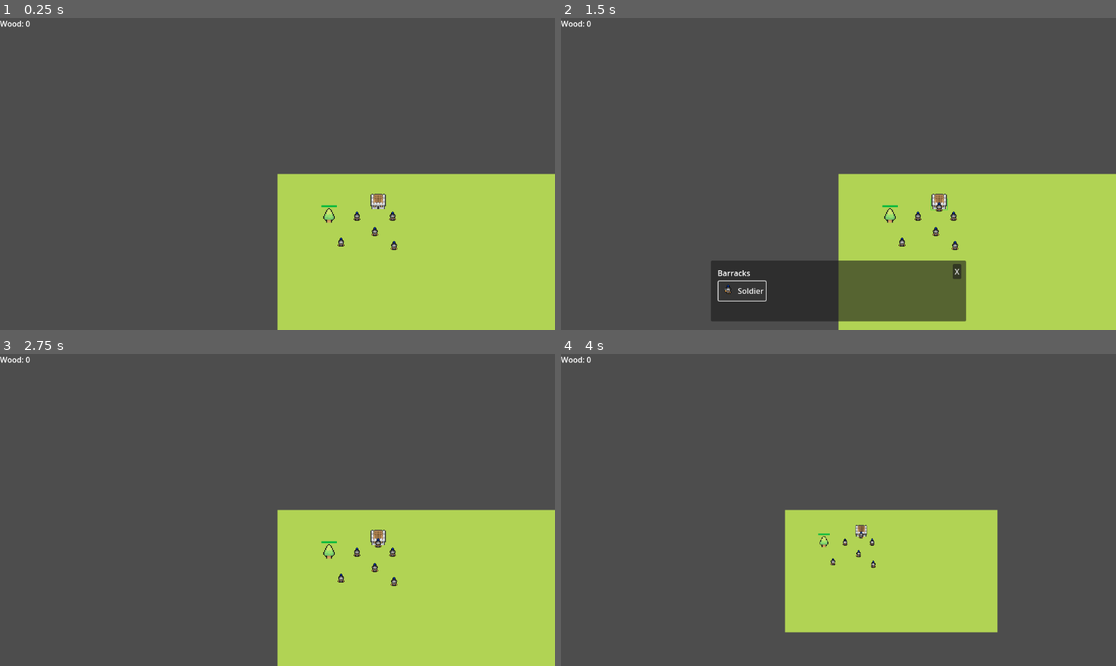
Above: before the commit, frames 1-4 (two rows, left to right).
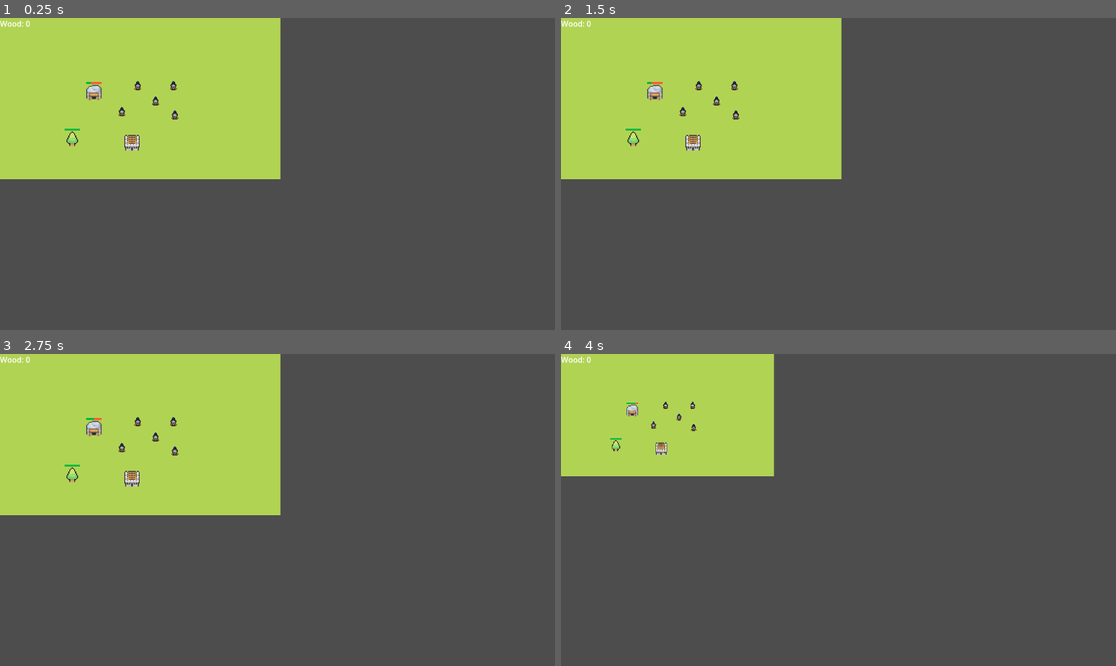
Above: after the commit, the same moments.

Repository: TicTacJoel/RTS-2D
Game: Godot game, scene res://scenes/main/world.tscn
Two runs of this game, one before a commit and one after it. Both use one fixed random seed, a clock stepped at 60 frames per second and the inputs below.
Inputs (mouse positions are in pixels of both pictures, inside the frame that each line leads up to):
- Up to frame 1 (0.25 s): no input
- Up to frame 2 (1.5 s): tap Enter at 0.5 s; drag from (938, 205) to (894, 105) at 0.52 s; click (744, 292) at 1.25 s, where only the run before the commit has a clickable "Soldier"
- Up to frame 3 (2.75 s): click (394, 606) at 2 s, where only the run before the commit has a clickable "X"
- Up to frame 4 (4 s): tap Space at 2.75 s; drag from (727, 525) to (888, 553) at 2.77 s; move the mouse to (894, 441) at 3.52 s; hold Right (ui_right) from 3.53 s (still down); tap Mouse wheel down (WheelDown) at 3.6 s; click (894, 441) at 3.67 s

The runs differ from the first frame. In frame 1, 51% of the frame differs, in the area x 0-100%, y 0-100%; in frame 2, 55%; in frame 3, 51%; in frame 4, 30%.

Commit message:
add ressource building and barracks

Diff:
--- a/globals/Global.gd
+++ b/globals/Global.gd
@@ -1,9 +1,10 @@
 extends Node
 
-@onready var spawn = preload("res://menus/ingame/spawn_menu.tscn")
+#@onready var spawn = preload("res://menus/ingame/spawn_menu.tscn")
 
 var Wood: int = 0
+var Gold: int = 0
 
-func spawnUnit():
-	var spawnUnit = spawn.instantiate()
-	add_child(spawnUnit)
+#func spawnUnit():
+	#var spawnUnit = spawn.instantiate()
+	#add_child(spawnUnit)
--- a/scenes/buildings/barracks.gd
+++ b/scenes/buildings/barracks.gd
@@ -26,9 +26,7 @@
 #------------------------------------------------------------------------------|
 func _on_mouse_entered() -> void:
 	mouseEntered = true
-	print("mouse entered")
 
 #------------------------------------------------------------------------------|
 func _on_mouse_exited() -> void:
 	mouseEntered = false
-	print("mouse exited")
--- a/scenes/buildings/barracks.tscn
+++ b/scenes/buildings/barracks.tscn
@@ -18,6 +18,7 @@
 size = Vector2(28, 21)
 
 [node name="Barracks" type="StaticBody2D" node_paths=PackedStringArray("spawn_point")]
+y_sort_enabled = true
 input_pickable = true
 script = ExtResource("1_vjkyq")
 unit = ExtResource("2_5sfd4")
--- /dev/null
+++ b/scenes/buildings/gold_mine.gd
@@ -0,0 +1,39 @@
+extends StaticBody2D
+
+@onready var progress_bar: ProgressBar = $ProgressBar
+@onready var timer: Timer = $Timer
+
+var pop_label = preload("res://scenes/helper/pop_label.tscn")
+
+var total_time = 50
+var current_time
+var gold_increase: int = 10
+
+#------------------------------------------------------------------------------|
+func _ready() -> void:
+	reset()
+
+#------------------------------------------------------------------------------|
+func _process(delta: float) -> void:
+	if current_time >= total_time:
+		gold_collected()
+		reset()
+
+#------------------------------------------------------------------------------|
+func gold_collected():
+	Global.Gold += gold_increase
+	var pop = pop_label.instantiate()
+	add_child(pop)
+	pop.show_value(str(gold_increase), false)
+
+#------------------------------------------------------------------------------|
+func reset():
+	current_time = 0
+	progress_bar.max_value = total_time
+	timer.start()
+
+#------------------------------------------------------------------------------|
+func _on_timer_timeout() -> void:
+	current_time += 1
+	var tween = get_tree().create_tween()
+	tween.tween_property(progress_bar, "value", current_time, 0.2).set_trans(Tween.TRANS_LINEAR)
--- /dev/null
+++ b/scenes/buildings/gold_mine.tscn
@@ -0,0 +1,44 @@
+[gd_scene load_steps=6 format=3 uid="uid://0mo13qfbnj27"]
+
+[ext_resource type="Script" path="res://scenes/buildings/gold_mine.gd" id="1_3xlpc"]
+[ext_resource type="Texture2D" uid="uid://ydfk4co3rxkg" path="res://assets/buildings/Resources.png" id="1_yvuek"]
+
+[sub_resource type="RectangleShape2D" id="RectangleShape2D_a7qux"]
+size = Vector2(14, 10)
+
+[sub_resource type="StyleBoxFlat" id="StyleBoxFlat_gxa3h"]
+bg_color = Color(1, 0.349573, 0.210659, 1)
+
+[sub_resource type="StyleBoxFlat" id="StyleBoxFlat_dxcyf"]
+bg_color = Color(0, 0.724298, 0.236324, 1)
+
+[node name="GoldMine" type="StaticBody2D"]
+y_sort_enabled = true
+scale = Vector2(2, 2)
+script = ExtResource("1_3xlpc")
+
+[node name="Sprite2D" type="Sprite2D" parent="."]
+position = Vector2(0, -8)
+texture = ExtResource("1_yvuek")
+hframes = 3
+vframes = 5
+frame = 11
+
+[node name="CollisionShape2D" type="CollisionShape2D" parent="."]
+position = Vector2(0, -5)
+shape = SubResource("RectangleShape2D_a7qux")
+
+[node name="Timer" type="Timer" parent="."]
+wait_time = 0.1
+
+[node name="ProgressBar" type="ProgressBar" parent="."]
+offset_left = -8.0
+offset_top = -19.0
+offset_right = 8.0
+offset_bottom = -17.0
+theme_override_styles/background = SubResource("StyleBoxFlat_gxa3h")
+theme_override_styles/fill = SubResource("StyleBoxFlat_dxcyf")
+value = 50.0
+show_percentage = false
+
+[connection signal="timeout" from="Timer" to="." method="_on_timer_timeout"]
--- /dev/null
+++ b/scenes/helper/pop_label.gd
@@ -0,0 +1,27 @@
+extends Label
+
+var travel = Vector2(0, -20)
+var duration = 1
+var spread = PI/2
+
+#------------------------------------------------------------------------------|
+func show_value(value, crit):
+	var tween = create_tween()
+	text = "+ " + str(value)
+	pivot_offset = size / 4
+
+	var movement = travel.rotated(randi_range(-spread/2, spread/2))
+
+	# Animate Position of Label
+	tween.tween_property(self, "position", position + movement, duration)
+
+	# Animate Position of Label
+	tween.tween_property(self, "modulate:a", 0.0, duration)
+
+	#if crit:
+		#modulate = Color(1, 0, 0)
+		#scale *= 2
+		#tween.tween_property(self, "scale", scale, 0.4)
+
+	tween.play()
+	tween.tween_callback(self.queue_free)
--- /dev/null
+++ b/scenes/helper/pop_label.tscn
@@ -0,0 +1,13 @@
+[gd_scene load_steps=2 format=3 uid="uid://ejwvr2hysrfb"]
+
+[ext_resource type="Script" path="res://scenes/helper/pop_label.gd" id="1_5bycn"]
+
+[node name="PopLabel" type="Label"]
+offset_left = -20.0
+offset_top = -23.0
+offset_right = 20.0
+theme_override_font_sizes/font_size = 10
+text = "123"
+horizontal_alignment = 1
+vertical_alignment = 1
+script = ExtResource("1_5bycn")
--- a/scenes/main/world.tscn
+++ b/scenes/main/world.tscn
@@ -7,6 +7,7 @@
 [ext_resource type="PackedScene" uid="uid://caqsjuxt8bp3g" path="res://scenes/objects/tree.tscn" id="4_677wc"]
 [ext_resource type="PackedScene" uid="uid://bu0p4rcdn5fv3" path="res://ui/ui.tscn" id="5_kfj5j"]
 [ext_resource type="PackedScene" uid="uid://7tyfc6rwmd61" path="res://scenes/buildings/barracks.tscn" id="7_6h63t"]
+[ext_resource type="PackedScene" uid="uid://0mo13qfbnj27" path="res://scenes/buildings/gold_mine.tscn" id="8_6yugb"]
 
 [sub_resource type="AtlasTexture" id="AtlasTexture_5c8r3"]
 atlas = ExtResource("2_d6tsr")
@@ -23,31 +24,33 @@
 stretch_mode = 1
 
 [node name="Camera" type="Camera2D" parent="."]
+limit_left = 0
+limit_top = 0
 script = ExtResource("1_nuo4p")
 
 [node name="Units" type="Node2D" parent="."]
 y_sort_enabled = true
 
 [node name="Unit" parent="Units" instance=ExtResource("2_acy6l")]
-position = Vector2(165, 97)
+position = Vector2(286, 150)
 
 [node name="Unit2" parent="Units" instance=ExtResource("2_acy6l")]
-position = Vector2(239, 97)
+position = Vector2(360, 150)
 
 [node name="Unit3" parent="Units" instance=ExtResource("2_acy6l")]
-position = Vector2(202, 129)
+position = Vector2(323, 182)
 
 [node name="Unit4" parent="Units" instance=ExtResource("2_acy6l")]
-position = Vector2(132, 151)
+position = Vector2(253, 204)
 
 [node name="Unit5" parent="Units" instance=ExtResource("2_acy6l")]
-position = Vector2(242, 158)
+position = Vector2(363, 211)
 
 [node name="Objects" type="Node2D" parent="."]
 y_sort_enabled = true
 
 [node name="Tree" parent="Objects" instance=ExtResource("4_677wc")]
-position = Vector2(107, 101)
+position = Vector2(150, 266)
 
 [node name="UI" parent="." instance=ExtResource("5_kfj5j")]
 
@@ -55,4 +58,7 @@
 y_sort_enabled = true
 
 [node name="Barracks" parent="Buildings" instance=ExtResource("7_6h63t")]
-position = Vector2(209, 73)
+position = Vector2(274, 275)
+
+[node name="GoldMine" parent="Buildings" instance=ExtResource("8_6yugb")]
+position = Vector2(195, 171)
Binary file added: assets/buildings/Resources.png
Not shown, added: assets/buildings/Resources.png.import
Not shown: 1 places in scenes/main/world.tscn that only renumber resources
